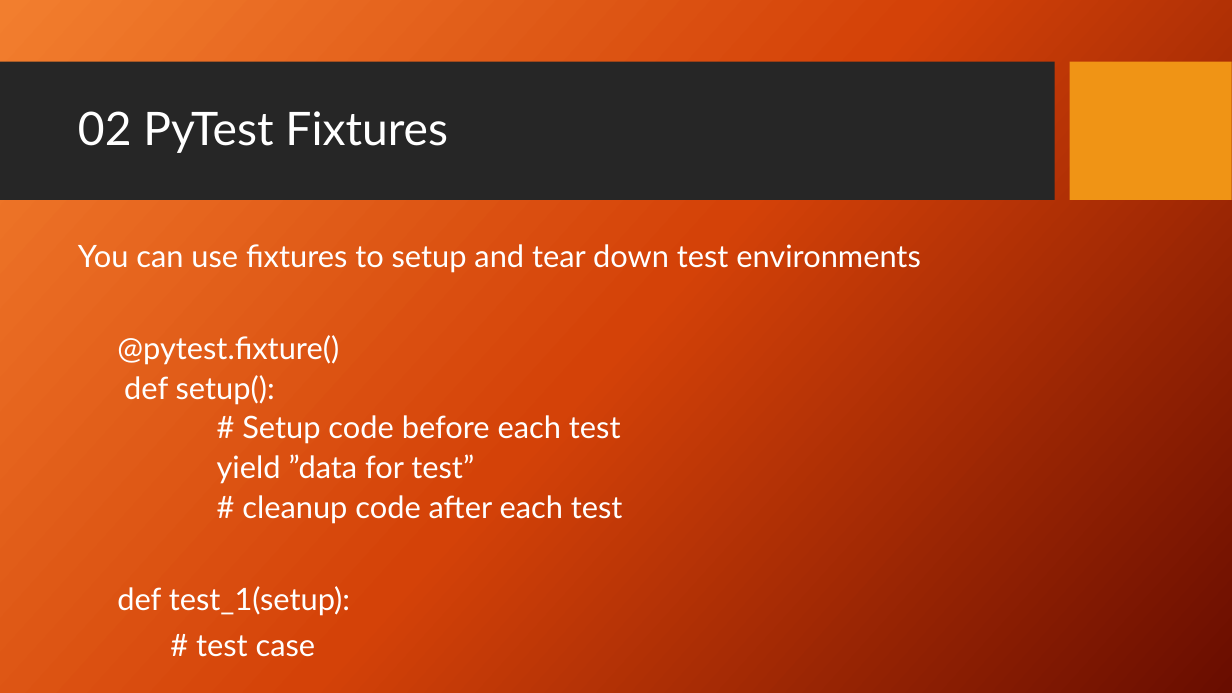
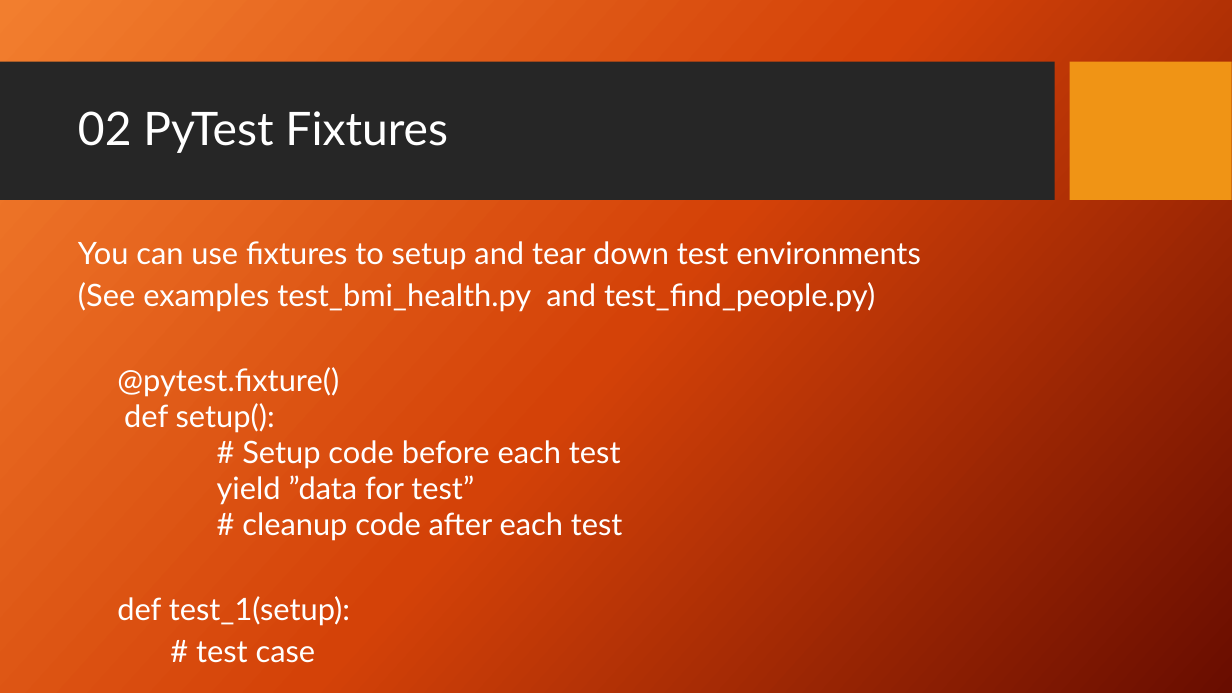
Before and after one commit to PrincetonUniversity/software_testing, a slide deck: slide 12 of UnitTestingSlides.pptx. Drawn at 1232x693 pixels with LibreOffice and Linux fonts; fonts in the diff are those of the drawing; background and template pictures are left out. Boxes give left, top, right and bottom in pixels: in the first picture for what was removed or moved away, otherwise in the second. Text is boxed around its words. In the diff, an @@ line names an element or a change of style, - is before the commit and + after.

Commit message:
update slides to reference example files

```diff
--- a/UnitTestingSlides.pptx
+++ b/UnitTestingSlides.pptx
@@ text at <box>78,241,921,663</box>: line spacing 0.9 to 0.8 @@
@@ text at <box>78,282,875,312</box>: paragraph added @@
+(See examples test_bmi_health.py and test_find_people.py)
```
Also in this commit, not shown: 7 other slides changed.
